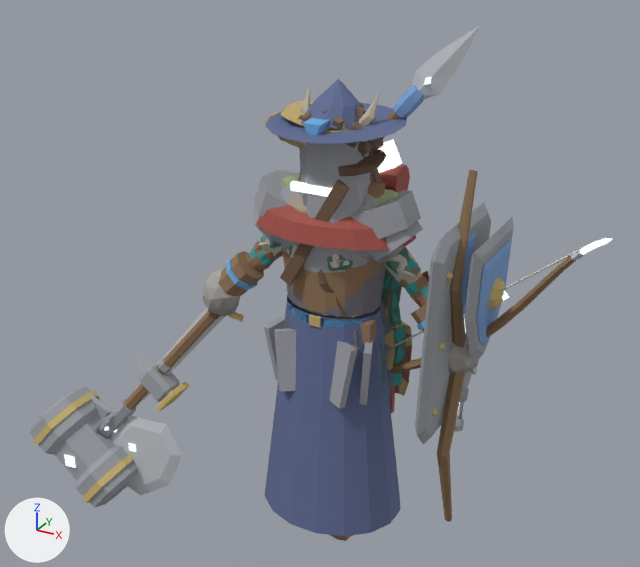
The glTF model art/creator/humanoid_slim/export/humanoid_slim_feminine.glb as it was, and as the next commit left it.
Both versions are drawn from a camera (50 mm lens) standing at (1.54, -2.91, 2.58) and looking at (-0.14, 0.14, 1.05). The axes (+X, +Y, +Z) are drawn at lower left. The lights are the same throughout. The picture after the commit comes second. Vertices at exactly the same position are counted once.

Names of what the first picture shows: 'part.head.great_helm', 'part.head.wide_hat', 'part.offhand.bow', 'part.offhand.shield', 'part.offhand.tower_shield', 'part.shoulders.mantle', 'part.shoulders.slabs', 'part.torso.jerkin', 'part.torso.robe', 'part.waist.tassets', 'part.weapon.great_axe', 'part.weapon.maul' and 36 more.
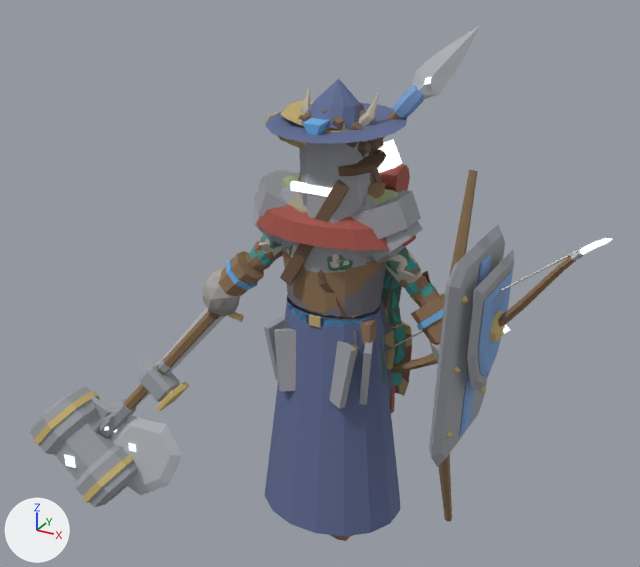
Changed parts and their boxes [x1, y1, x2, y2] in the pictures (640 x 567 px; the box of a moved part takes in the faces that stretch with it):
```json
{"object": "part.offhand.tower_shield", "change": "reshaped", "before": [415, 203, 491, 444], "after": [429, 225, 505, 467]}
{"object": "part.offhand.shield", "change": "reshaped", "before": [464, 217, 514, 359], "after": [465, 250, 514, 391]}
{"part": 1, "of": "me_part_offhand_shield", "change": "moved or reshaped", "before": [464, 217, 514, 359], "after": [465, 250, 514, 391]}
{"part": 2, "of": "me_part_offhand_shield", "change": "moved or reshaped", "before": [489, 278, 505, 309], "after": [490, 311, 505, 342]}
{"part": 3, "of": "me_part_offhand_shield", "change": "moved or reshaped", "before": [502, 290, 509, 301], "after": [503, 325, 510, 334]}
{"part": 4, "of": "me_part_offhand_shield", "change": "moved or reshaped", "before": [477, 239, 511, 345], "after": [478, 272, 512, 377]}
{"part": 5, "of": "me_part_offhand_tower_shield", "change": "moved or reshaped", "before": [415, 203, 491, 444], "after": [429, 225, 505, 467]}
{"part": 6, "of": "me_part_offhand_tower_shield", "change": "moved or reshaped", "before": [432, 408, 439, 416], "after": [446, 431, 452, 438]}
{"part": 7, "of": "me_part_offhand_tower_shield", "change": "moved or reshaped", "before": [439, 342, 446, 351], "after": [454, 365, 460, 374]}
{"part": 8, "of": "me_part_offhand_tower_shield", "change": "moved or reshaped", "before": [446, 271, 453, 280], "after": [462, 295, 469, 304]}
{"part": 9, "of": "me_part_offhand_tower_shield", "change": "moved or reshaped", "before": [450, 231, 476, 374], "after": [460, 254, 491, 436]}
```

Scene script edits in JSON lines:
```json
{"block": "me_part_offhand_shield", "where": "# used by ob_part_offhand_shield; location = (0.0, 0.0, 0.0)"}
{"op": "remove", "block": "me_part_offhand_shield", "code": "me_part_offhand_shield.from_pydata(...)  # 93 vertices, 158 faces; spans x 0.504..0.725, y -0.206..0.215, z 0.933..1.464"}
{"op": "add", "block": "me_part_offhand_shield", "code": "me_part_offhand_shield.from_pydata(...)  # 93 vertices, 158 faces; spans x 0.504..0.745, y -0.225..0.195, z 0.823..1.343"}
{"block": "me_part_offhand_shield", "change": "me_part_offhand_shield part 1: the loose piece of 21 vertices spanning x 0.61..0.664, y -0.206..0.215, z 0.944..1.464 is moved by (0.02, -0.02, -0.121)"}
{"block": "me_part_offhand_shield", "change": "me_part_offhand_shield part 2: the loose piece of 17 vertices spanning x 0.664..0.711, y -0.06..0.07, z 1.167..1.297 is moved by (0.02, -0.02, -0.121)"}
{"block": "me_part_offhand_shield", "change": "me_part_offhand_shield part 3: the loose piece of 6 vertices spanning x 0.681..0.725, y -0.018..0.026, z 1.209..1.253 is moved by (0.02, -0.02, -0.121)"}
{"block": "me_part_offhand_shield", "change": "me_part_offhand_shield part 4: the loose piece of 21 vertices spanning x 0.644..0.674, y -0.151..0.16, z 1.013..1.398 is moved by (0.02, -0.02, -0.121)"}
{"block": "me_part_offhand_tower_shield", "where": "# used by ob_part_offhand_tower_shield; location = (0.0, 0.0, 0.0)"}
{"op": "remove", "block": "me_part_offhand_tower_shield", "code": "me_part_offhand_tower_shield.from_pydata(...)  # 106 vertices, 164 faces; spans x 0.485..0.607, y -0.299..0.262, z 0.653..1.512"}
{"op": "add", "block": "me_part_offhand_tower_shield", "code": "me_part_offhand_tower_shield.from_pydata(...)  # 106 vertices, 164 faces; spans x 0.504..0.673, y -0.31..0.251, z 0.58..1.44"}
{"block": "me_part_offhand_tower_shield", "change": "me_part_offhand_tower_shield part 5: the loose piece of 24 vertices spanning x 0.485..0.565, y -0.299..0.262, z 0.653..1.512 is moved by (0.066, -0.011, -0.072)"}
{"block": "me_part_offhand_tower_shield", "change": "me_part_offhand_tower_shield part 6: the loose piece of 6 vertices spanning x 0.522..0.558, y -0.227..-0.191, z 0.784..0.82 is moved by (0.066, -0.011, -0.072)"}
{"block": "me_part_offhand_tower_shield", "change": "me_part_offhand_tower_shield part 7: the loose piece of 6 vertices spanning x 0.533..0.569, y -0.226..-0.19, z 1.064..1.1 is moved by (0.066, -0.011, -0.072)"}
{"block": "me_part_offhand_tower_shield", "change": "me_part_offhand_tower_shield part 8: the loose piece of 6 vertices spanning x 0.544..0.58, y -0.226..-0.19, z 1.343..1.379 is moved by (0.066, -0.011, -0.072)"}
{"block": "me_part_offhand_tower_shield", "change": "me_part_offhand_tower_shield part 9: the loose piece of 12 vertices spanning x 0.531..0.575, y -0.069..0.032, z 0.712..1.451 is moved by (0.066, -0.011, -0.072)"}
{"block": "me_part_offhand_tower_shield", "change": "other edits to the shape of me_part_offhand_tower_shield do not show in these pictures"}
```
